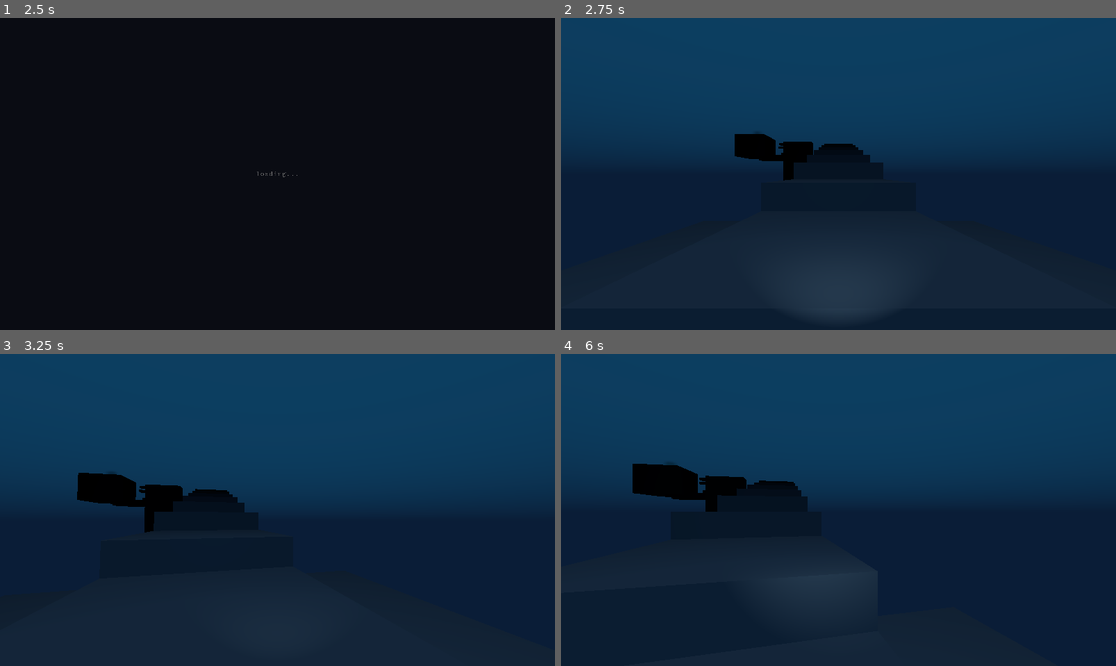
Above: before the commit, frames 1-4 (two rows, left to right).
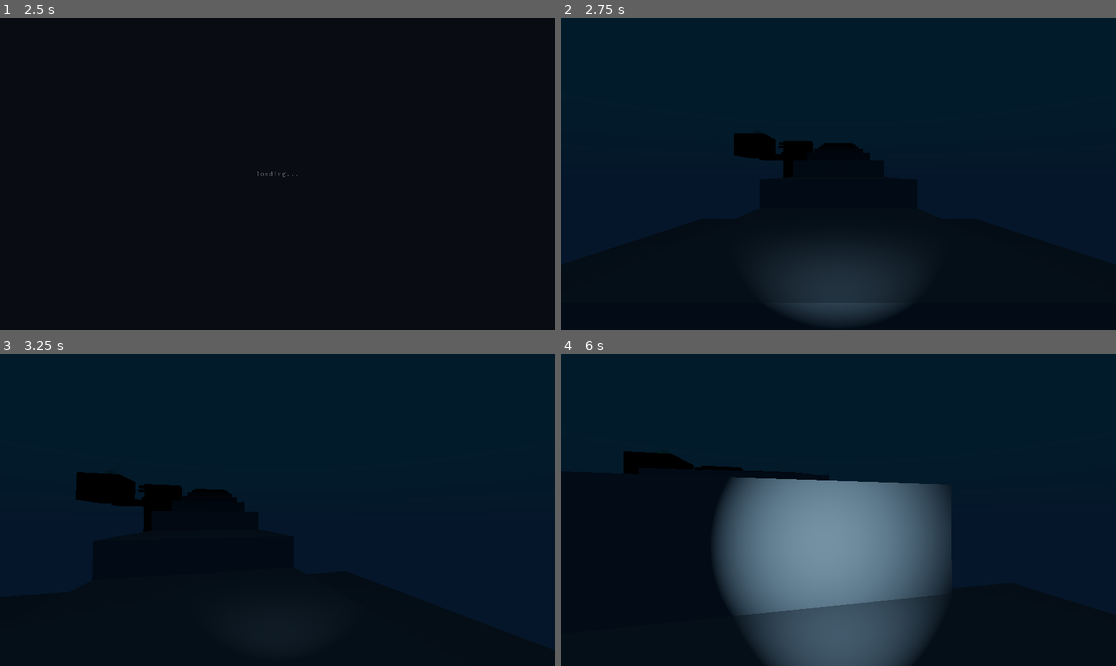
Above: after the commit, the same moments.

Repository: Zafuzi/DiverDash
Game: Godot game, scene res://scenes/main_menu.tscn
The game is run twice, just before and just after one commit, with the same random seed, the same clock (stepped at 60 frames per second) and the same inputs.
Inputs (mouse positions are in pixels of both pictures, inside the frame that each line leads up to):
- Up to frame 1 (2.5 s): click "play" at 0.5 s; move the mouse to (305, 174) at 1.27 s; hold Shift (run) 1.28-2.03 s; hold W (move_forward) from 1.28 s (still down); tap Space (jump) at 1.52, 1.55, 1.82, 2.1, 2.27 s; tap Enter at 2 s; move the mouse to (249, 174) at 2.02 s; tap Shift (run) at 2.3 s
- Up to frame 2 (2.75 s): keep holding W (move_forward); tap Space (jump) at 2.57 s
- Up to frame 3 (3.25 s): keep holding W (move_forward); move the mouse to (288, 503) at 2.77 s; press the mouse at (288, 503) at 2.78 s; tap Space (jump) at 3.05 s
- Up to frame 4 (6 s): keep holding W (move_forward); move the mouse to (832, 516) at 3.52 s; release the mouse at (832, 516) at 3.53 s; tap Shift (run) at 3.6, 5.3 s; tap Space (jump) at 3.77, 4.07, 4.52, 4.55, 4.82, 5.1, 5.27, 5.57 s; move the mouse to (877, 513) at 4.27 s; hold Shift (run) 4.28-5.03 s; move the mouse to (794, 506) at 5.02 s; move the mouse to (844, 510) at 5.77 s; press the mouse at (844, 510) at 5.78 s

Frame 1 is identical in both runs. In frame 2, 71% of the frame differs, in the area x 0-100%, y 0-100%; in frame 3, 73%; in frame 4, 86%.

Commit message:
* tweaked player movement speed

Diff:
--- a/default_env.tres
+++ b/default_env.tres
@@ -1,23 +1,23 @@
 [gd_resource type="Environment" load_steps=2 format=2]
 
 [sub_resource type="ProceduralSky" id=1]
-sky_top_color = Color( 0.0196078, 0.12549, 0.196078, 1 )
-sky_horizon_color = Color( 0.0156863, 0.054902, 0.109804, 1 )
-ground_bottom_color = Color( 0.0156863, 0.054902, 0.109804, 1 )
-ground_horizon_color = Color( 0.0156863, 0.054902, 0.109804, 1 )
+sky_top_color = Color( 0.00392157, 0.0509804, 0.0823529, 1 )
+sky_horizon_color = Color( 0.00784314, 0.0392157, 0.0823529, 1 )
+ground_bottom_color = Color( 0.00784314, 0.0392157, 0.0823529, 1 )
+ground_horizon_color = Color( 0.00784314, 0.0392157, 0.0823529, 1 )
 sun_latitude = 90.0
-sun_curve = 0.0840899
-sun_energy = 0.3
+sun_curve = 0.0683023
+sun_energy = 0.1
 
 [resource]
 background_mode = 2
 background_sky = SubResource( 1 )
 ambient_light_color = Color( 0.0235294, 0.054902, 0.0980392, 1 )
-ambient_light_energy = 2.02
-ambient_light_sky_contribution = 0.33
+ambient_light_energy = 0.99
+ambient_light_sky_contribution = 0.76
 fog_enabled = true
 fog_color = Color( 0, 0, 0, 1 )
-fog_depth_curve = 0.366021
+fog_depth_curve = 0.615572
 tonemap_mode = 2
 tonemap_exposure = 3.36
 tonemap_white = 6.43
--- a/scripts/player.gd
+++ b/scripts/player.gd
@@ -1,13 +1,13 @@
 extends KinematicBody
 
-export var gravity = -10.0
+export var gravity = -8.0
 export var walk_speed = 4.0
-export var run_speed = 8.0
-export var jump_speed = 8.0
+export var run_speed = 7.0
+export var jump_speed = 7.0
 export var mouse_sensitivity = 0.002
-export var acceleration = 2.0
-export var friction = 10.0
-export var fall_limit = -100.0
+export var acceleration = 4.0
+export var friction = 4.0
+export var fall_limit = -10.0
 
 var pivot
 
